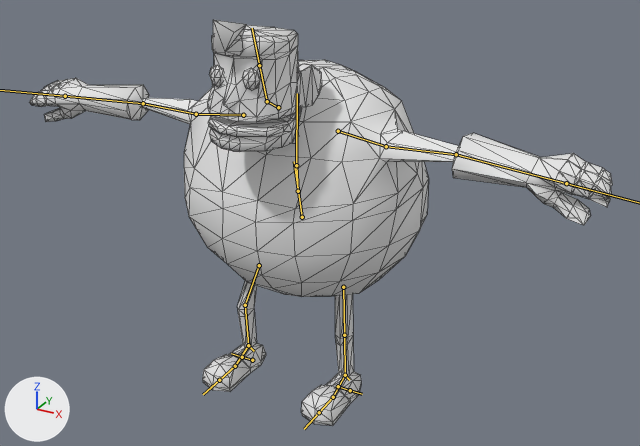
The FBX model Assets/Models/Player/Mermaid Man.fbx, before and after one commit.
The view is the same before and after, from a camera (50 mm lens) standing at (6.43, -10.95, 8.27) and looking at (0.5, -0.17, 2.89). The axes (+X, +Y, +Z) are drawn at lower left. The lights are the same throughout. The bones that bend it are drawn over the model as lines. Mesh edges are drawn as thin lines.

The first picture shows 'MermaidManMesh'.
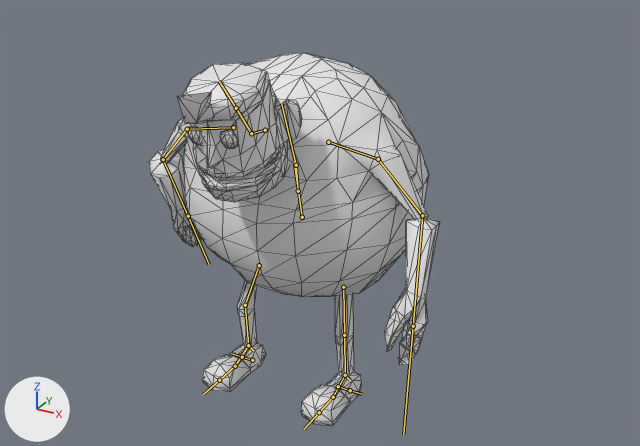
The newer file adds an action. The first version stands in its rest pose; the second is drawn at frame 27 of the action 'MermaidMan|Idle'.

The edits, one by one:
Bone 'spine' (bone_spine) turns from (0, 0, 0) to (0, 0, 1) degrees about its own x, y and z.
Bone 'chest' (bone_chest) turns from (0, 0, 0) to (21, 0, 0) degrees about its own x, y and z.
Bone 'upper_arm.L' (bone_upper_arm_l) turns from (0, 0, 0) to (52, 2, -20) degrees about its own x, y and z.
Bone 'forearm.L' (bone_forearm_l) turns from (0, 0, 0) to (54, -49, -43) degrees about its own x, y and z.
Bone 'upper_arm.R' (bone_upper_arm_r) turns from (0, 0, 0) to (42, -6, 19) degrees about its own x, y and z.
Bone 'forearm.R' (bone_forearm_r) turns from (0, 0, 0) to (18, -8, 29) degrees about its own x, y and z.

Pixel boxes [x1, y1, x2, y2] of what changed, in the pictures (640 x 446 px):
'MermaidManMesh', posed (50% narrower, 8% shorter): before [29, 20, 613, 426]; after [149, 53, 439, 426]
bone 'chest', root to tip: before (296, 165) to (297, 93); after (296, 165) to (281, 103)
bone 'upper_arm.L', root to tip: before (386, 146) to (456, 154); after (378, 159) to (422, 215)
bone 'forearm.L', root to tip: before (456, 154) to (566, 183); after (422, 215) to (413, 326)
bone 'upper_arm.R', root to tip: before (196, 114) to (143, 103); after (187, 129) to (163, 159)
bone 'forearm.R', root to tip: before (143, 103) to (65, 96); after (163, 159) to (188, 216)
